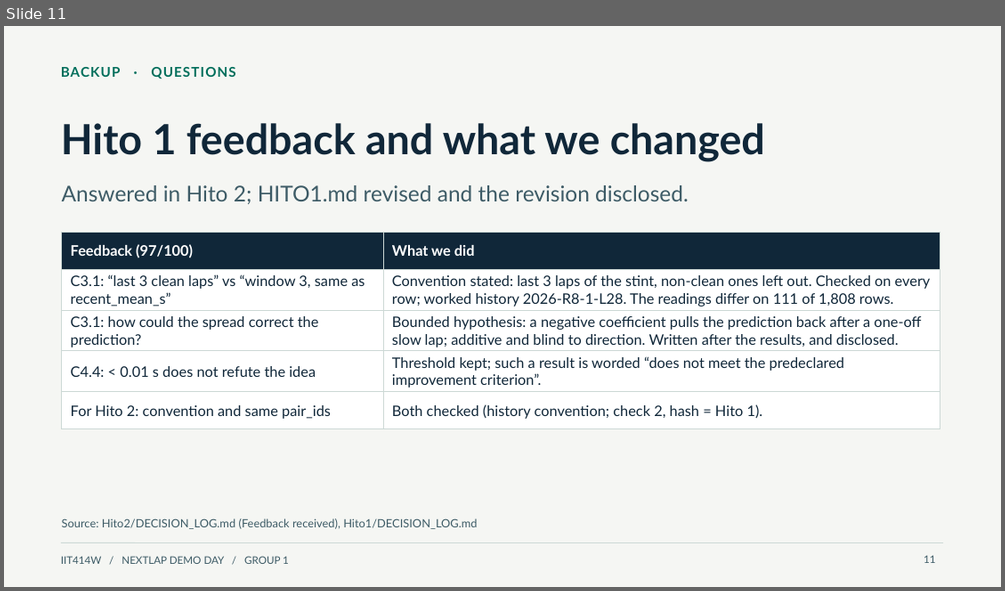
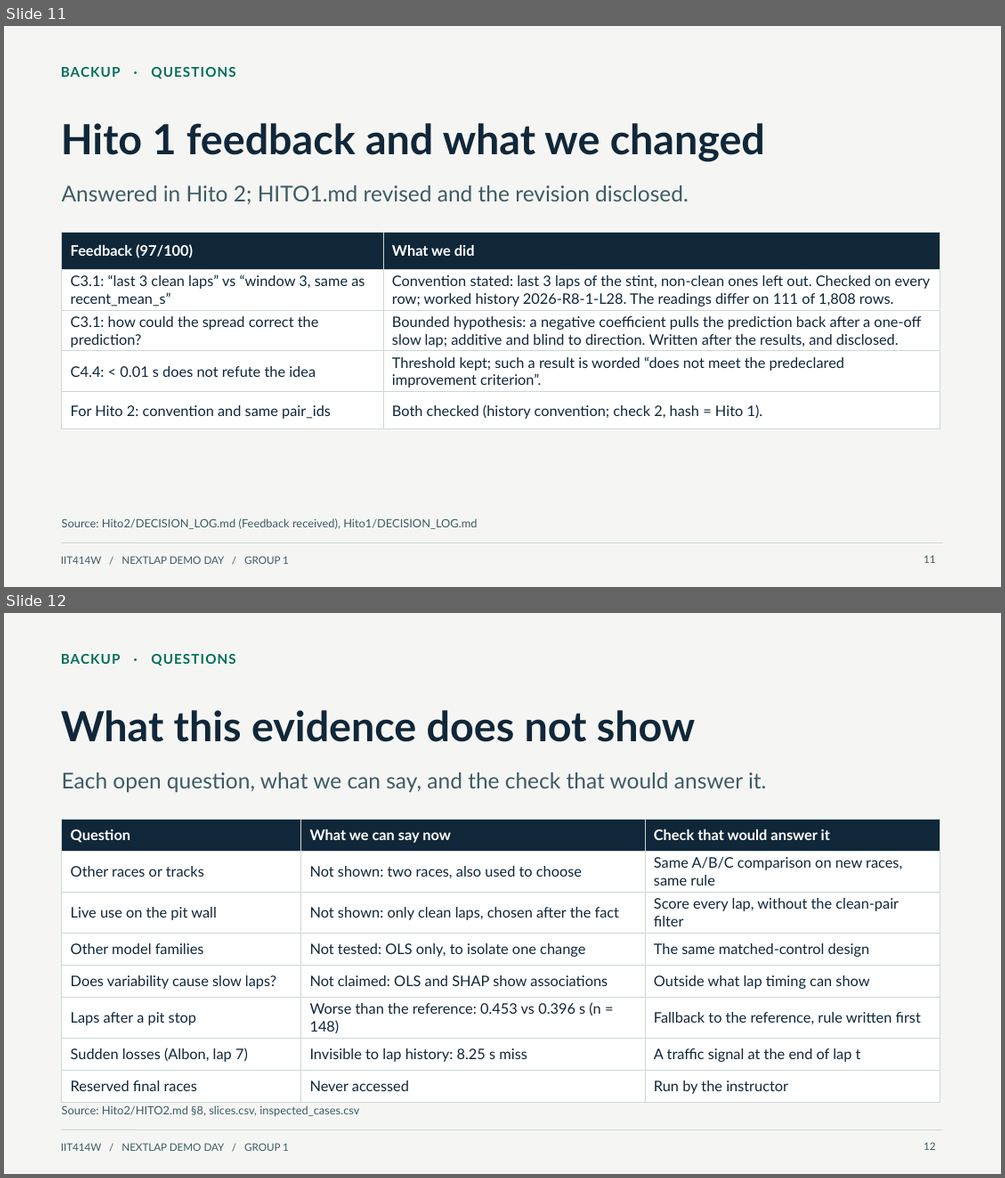
Before and after one commit to Bato21/Capstone-Lab, a slide deck: Demo/NextLap_Demo_Team1.pptx. Shown one above the other, each under a label of ours: slide 11 before the commit, slides 11 and 12 after it. The pictures are 1005x591 and 1005x1178 pixels, drawn with LibreOffice and Linux fonts; fonts in the diff are those of the drawing. Boxes give left, top, right and bottom in pixels: in the first picture for what was removed or moved away, otherwise in the second. Text is boxed around its words. In the diff, an @@ line names an element or a change of style, - is before the commit and + after.

```diff
--- a/Demo/NextLap_Demo_Team1.pptx
+++ b/Demo/NextLap_Demo_Team1.pptx
@@ slide 12 added at [4,613,1001,1174], background #F5F6F3; not listed: 2 template elements that a slide beside it also shows @@
@@ text added at [61,654,235,666], 13 pt, text #006E5B, bold @@
+BACKUP · QUESTIONS
@@ title added at [61,710,696,742], 40 pt, text #102739, bold @@
+What this evidence does not show
@@ text added at [62,772,766,792], 21 pt, text #3D5B66 @@
+Each open question, what we can say, and the check that would answer it.
@@ table added at [62,819,940,1097], 8 rows, 3 columns @@
+Question | What we can say now | Check that would answer it
+Other races or tracks | Not shown: two races, also used to choose | Same A/B/C comparison on new races, same rule
+Live use on the pit wall | Not shown: only clean laps, chosen after the fact | Score every lap, without the clean-pair filter
+Other model families | Not tested: OLS only, to isolate one change | The same matched-control design
+Does variability cause slow laps? | Not claimed: OLS and SHAP show associations | Outside what lap timing can show
+Laps after a pit stop | Worse than the reference: 0.453 vs 0.396 s (n = 148) | Fallback to the reference, rule written first
+Sudden losses (Albon, lap 7) | Invisible to lap history: 8.25 s miss | A traffic signal at the end of lap t
+Reserved final races | Never accessed | Run by the instructor
@@ text added at [62,1105,359,1116], 11 pt, text #3D5B66 @@
+Source: Hito2/HITO2.md §8, slices.csv, inspected_cases.csv
@@ page number added at [923,1142,935,1150], 10 pt, text #3D5B66 @@
+12
```
Also in this commit, not shown: 6 other files.
